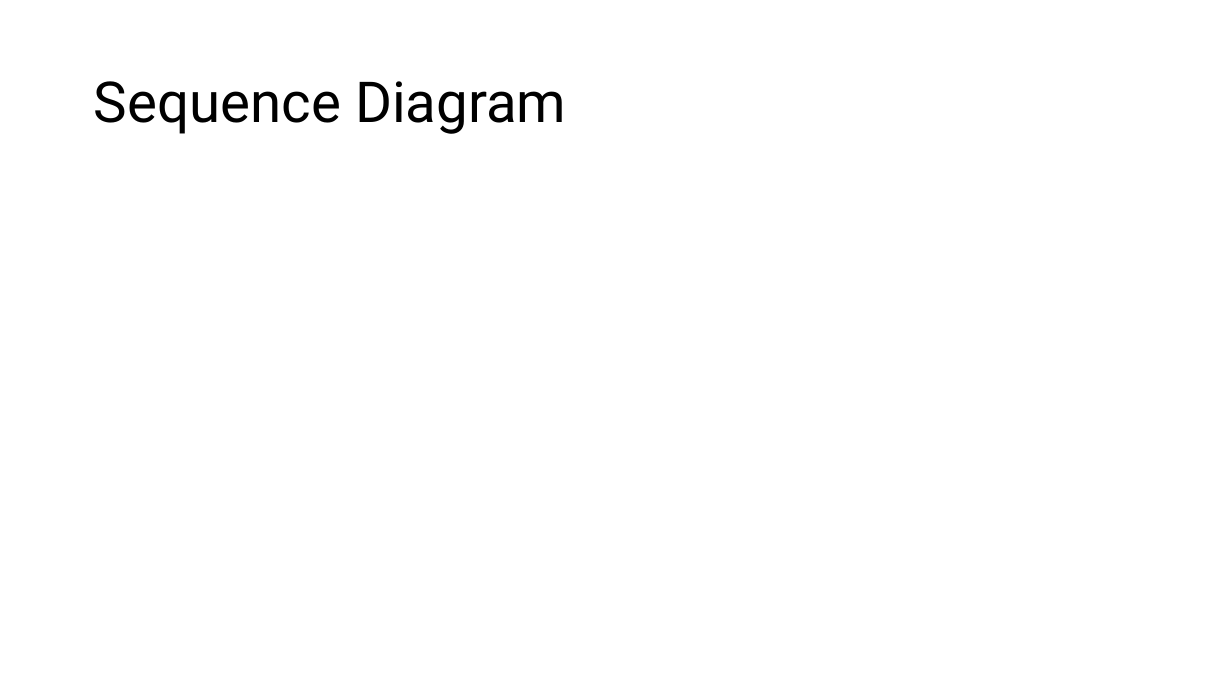
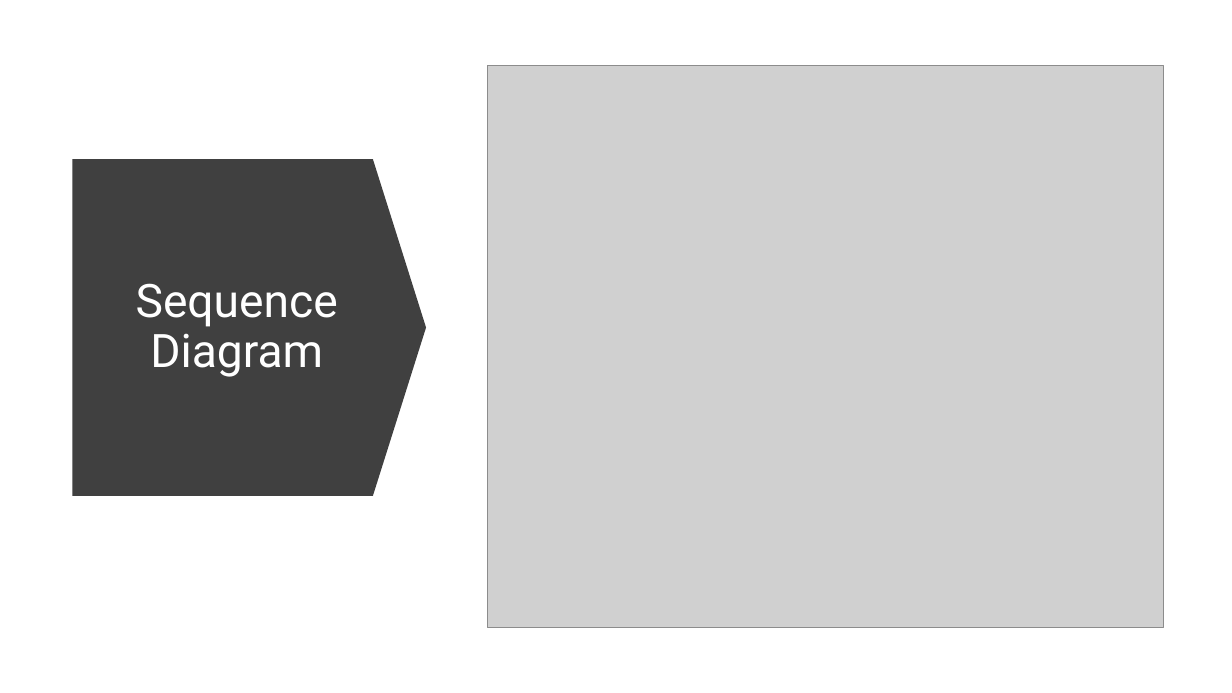
Before and after one commit to OkyanusAlbas/COMP1004SPA, a slide deck: slide 10 of Documents/Presentation1.pptx (slide 12 before the commit). Drawn at 1232x693 pixels with LibreOffice and Linux fonts; fonts in the diff are those of the drawing; grey boxes stand for pictures. Boxes give left, top, right and bottom in pixels: in the first picture for what was removed or moved away, otherwise in the second. Text is boxed around its words. In the diff, an @@ line names an element or a change of style, - is before the commit and + after.

```diff
--- a/Documents/Presentation1.pptx
+++ b/Documents/Presentation1.pptx
@@ picture added at (487, 65, 1164, 628) @@
@@ down arrow added at (73, 159, 427, 496), fill #404040 @@
@@ title "Sequence Diagram": place and size @@
-title "Sequence Diagram" at (94, 81, 566, 134)
+title "Sequence Diagram" at (136, 283, 338, 377)
@@ title "Sequence Diagram" at (136, 283, 338, 377): size 44 to 36 pt, text colour #000000 to #FFFFFF; alignment left to centre @@
```
Also in this commit, not shown: 5 other slides changed, 3 slides added, 5 slides removed, 10 other files.
